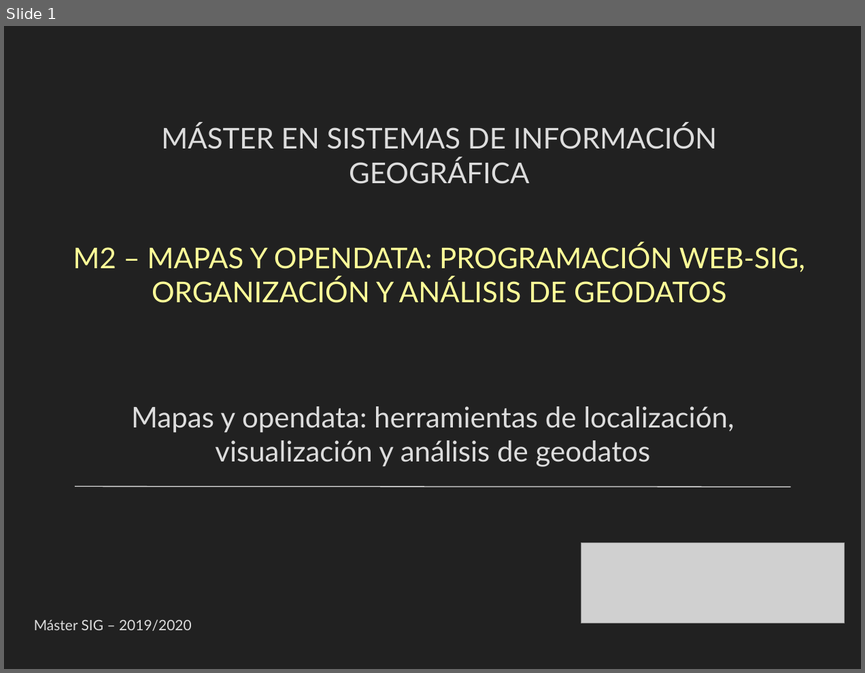
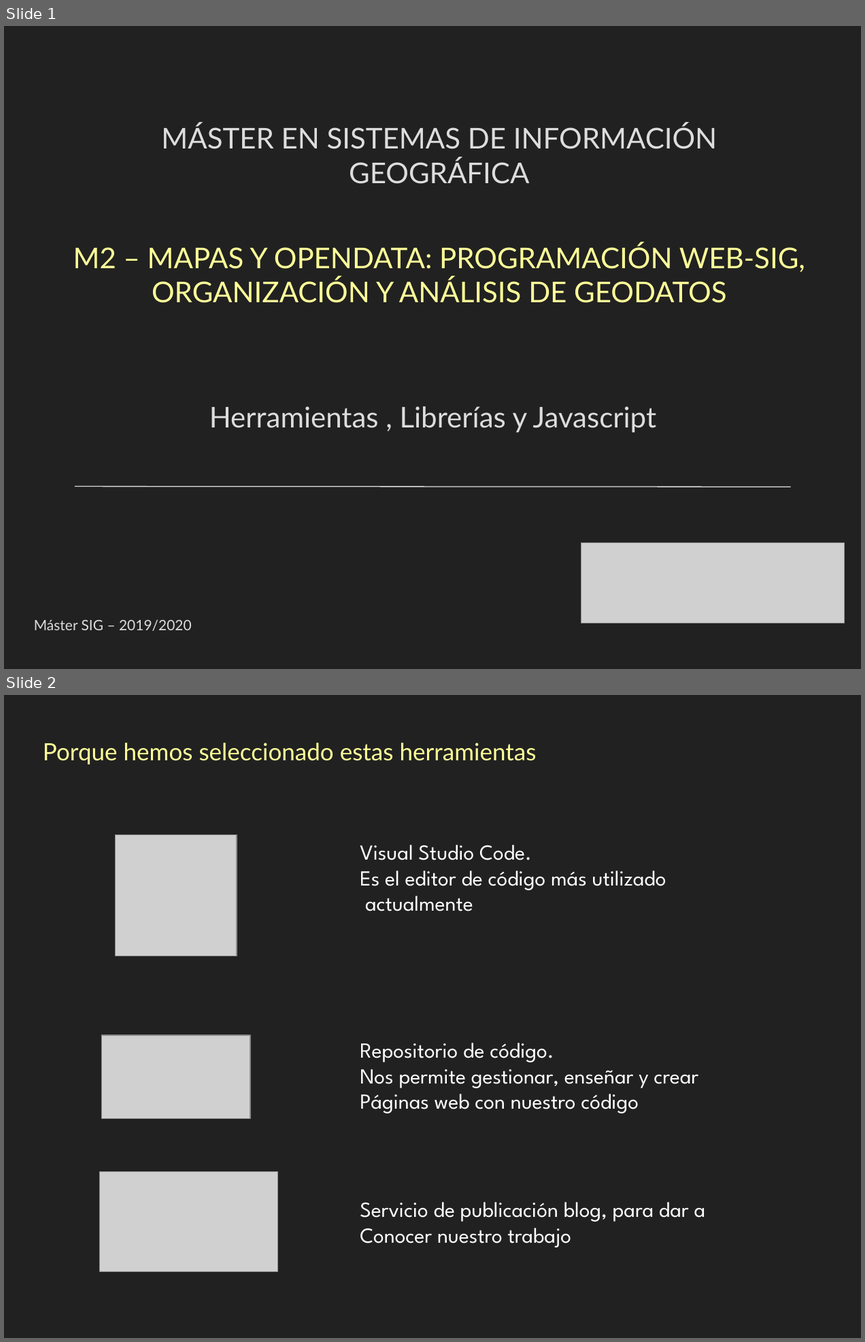
Before and after one commit to thaisfsiq/m2-geoweb, a slide deck: docs/presentacion/Herramientas-y-javascript.pptx. Shown one above the other, each under a label of ours: slide 1 before the commit, slides 1 and 2 after it. The pictures are 865x673 and 865x1342 pixels, drawn with LibreOffice and Linux fonts; fonts in the diff are those of the drawing; grey boxes stand for pictures. Boxes give left, top, right and bottom in pixels: in the first picture for what was removed or moved away, otherwise in the second. Text is boxed around its words. In the diff, an @@ line names an element or a change of style, - is before the commit and + after.

```diff
--- a/docs/presentacion/Herramientas-y-javascript.pptx
+++ b/docs/presentacion/Herramientas-y-javascript.pptx
@@ slide 2 added at [4,695,861,1338], background #212121 @@
@@ text added at [43,743,536,764], 20 pt, text #FFFF99 @@
+Porque hemos seleccionado estas herramientas
@@ picture added at [116,834,237,955] @@
@@ text added at [360,845,666,911], 18 pt, text #FFFFFF @@
+Visual Studio Code.
+Es el editor de código más utilizado
+actualmente
@@ picture added at [102,1035,250,1118] @@
@@ text added at [360,1042,698,1113], 18 pt, text #FFFFFF @@
+Repositorio de código.
+Nos permite gestionar, enseñar y crear
+Páginas web con nuestro código
@@ picture added at [100,1172,278,1271] @@
@@ text added at [360,1202,706,1247], 18 pt, text #FFFFFF @@
+Servicio de publicación blog, para dar a
+Conocer nuestro trabajo
@@ slide 1 changed as well @@
@@ text at [209,406,656,432]: text changed @@
-Mapas y opendata: herramientas de localización, visualización y análisis de geodatos
+Herramientas , Librerías y Javascript
```
Also in this commit, not shown: 5 other slides added, 5 slides removed, 37 other files.
